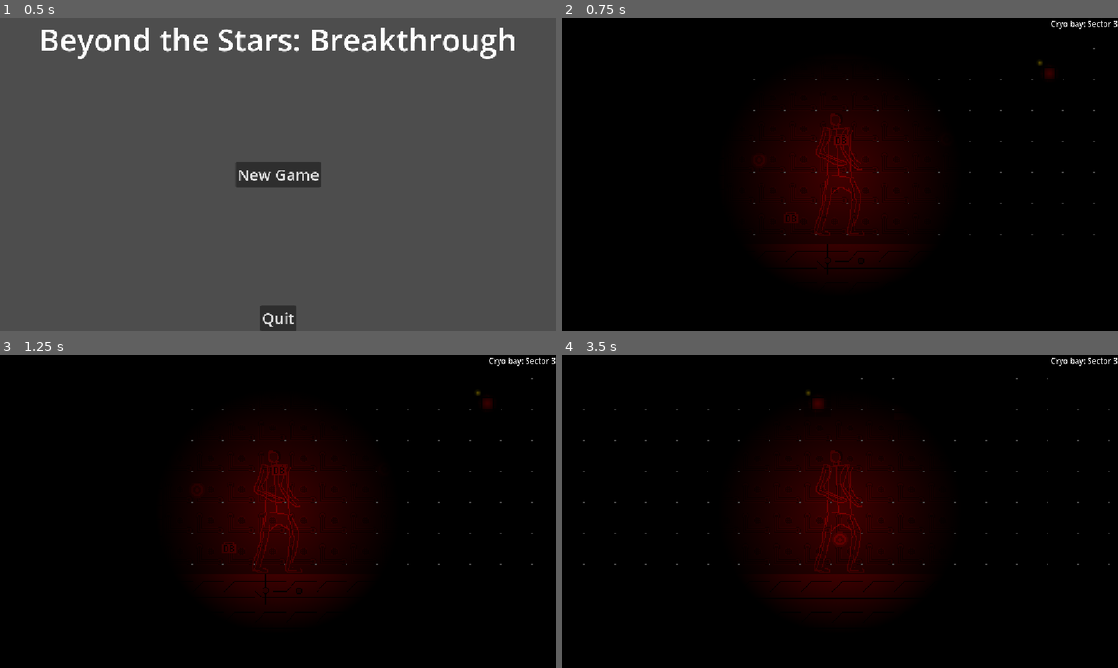
Above: before the commit, frames 1-4 (two rows, left to right).
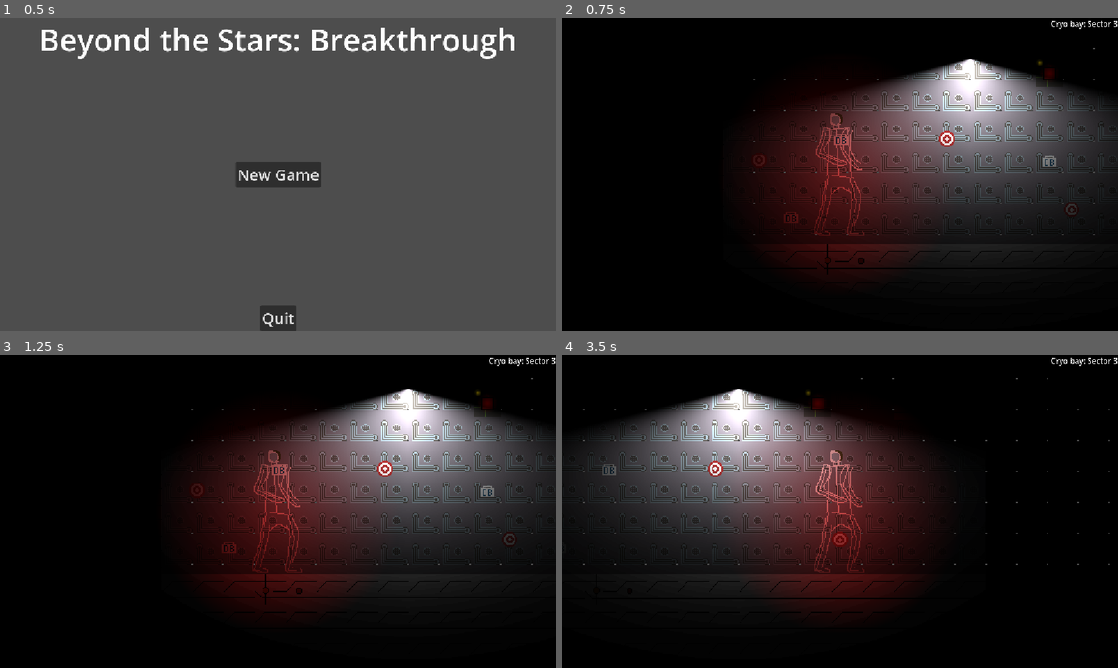
Above: after the commit, the same moments.

Repository: SysadmnIvy27/Final_game_dev
Game: Godot game, scene res://ui/menus/main_menu/main_menu.tscn
Two runs of this game, one before a commit and one after it. Both use one fixed random seed, a clock stepped at 60 frames per second and the inputs below.
Inputs (mouse positions are in pixels of both pictures, inside the frame that each line leads up to):
- Up to frame 1 (0.5 s): no input
- Up to frame 2 (0.75 s): click "New Game" at 0.5 s
- Up to frame 3 (1.25 s): no input
- Up to frame 4 (3.5 s): tap Enter at 1.25 s; move the mouse to (962, 495) at 1.27 s; press the mouse at (962, 495) at 1.28 s; hold D (move_right) 1.28-2.78 s; tap Space (jump) at 1.52, 2.27 s; move the mouse to (728, 527) at 2.02 s; release the mouse at (728, 527) at 2.03 s; tap E (interact) at 2.1 s; move the mouse to (895, 442) at 2.77 s; hold A (move_left) from 2.78 s (still down); hold Shift (sprint) from 2.78 s (still down)

Frame 1 is identical in both runs. In frame 2, 23% of the frame differs, in the area x 41-100%, y 13-76%; in frame 3, 23%; in frame 4, 24%, in the area x 0-64%, y 10-74%.

Commit message:
v0.2.0 tutorial WIP

Diff:
--- a/entities/items/oliver_item/oliver_item.gd
+++ b/entities/items/oliver_item/oliver_item.gd
@@ -52,7 +52,7 @@
 		elif modes[mode - 1] == "Player Control":
 			Player_Ctrl(delta)
 
-		if global_position.distance_to(owner_entity.global_position) > signal_range:
+		if global_position.distance_to(owner_entity.global_position) > signal_range and mode == 3:
 			mode = 1
 			can_connect = false
 			owner_entity.hud.push_message("Drone connection offline.")
@@ -83,7 +83,7 @@
 	var closest_target : Node
 	var target_dist : float
 	closest_target = null
-	target_dist = 1000
+	target_dist = INF
 	for target in targets:
 		if target.is_in_group("interactable"):
 			if global_position.distance_to(target.global_position) < target_dist:
--- a/levels/tutorial_level/tutorial_level.tscn
+++ b/levels/tutorial_level/tutorial_level.tscn
@@ -102,7 +102,6 @@
 position = Vector2(-126, -97)
 
 [node name="PointLight2D" type="PointLight2D" parent="." unique_id=688461625]
-visible = false
 position = Vector2(31.000004, -15.200012)
 rotation = 1.5707964
 scale = Vector2(0.69062495, 1)
--- a/project.godot
+++ b/project.godot
@@ -70,11 +70,13 @@
 move_up={
 "deadzone": 0.2,
 "events": [Object(InputEventKey,"resource_local_to_scene":false,"resource_name":"","device":-1,"window_id":0,"alt_press …(192 unchanged characters)…
+, Object(InputEventKey,"resource_local_to_scene":false,"resource_name":"","device":-1,"window_id":0,"alt_pressed":false,"shift_pressed":false,"ctrl_pressed":false,"meta_pressed":false,"pressed":false,"keycode":0,"physical_keycode":4194320,"key_label":0,"unicode":0,"location":0,"echo":false,"script":null)
 ]
 }
 move_down={
 "deadzone": 0.2,
 "events": [Object(InputEventKey,"resource_local_to_scene":false,"resource_name":"","device":-1,"window_id":0,"alt_press …(192 unchanged characters)…
+, Object(InputEventKey,"resource_local_to_scene":false,"resource_name":"","device":-1,"window_id":0,"alt_pressed":false,"shift_pressed":false,"ctrl_pressed":false,"meta_pressed":false,"pressed":false,"keycode":0,"physical_keycode":4194322,"key_label":0,"unicode":0,"location":0,"echo":false,"script":null)
 ]
 }
 fire1={
